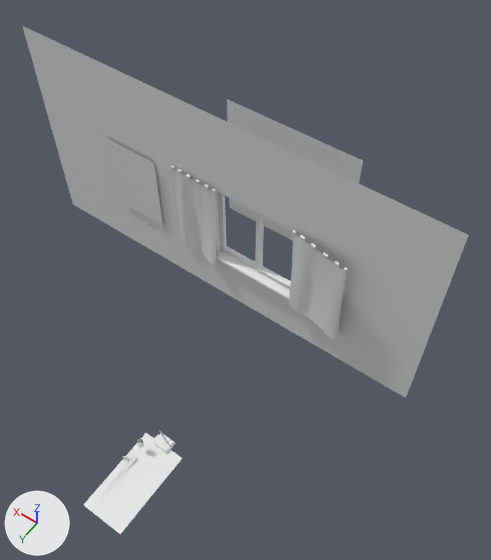
One commit to the FBX model Assets/Assets/Location/Location.fbx: the scene before it, then after it.
Rendered twice from a 50 mm lens placed at (-241.0, 174.0, 618.0), pointed at (3.0, -167.0, 82.0). The axes (+X, +Y, +Z) are drawn at lower left. The lights are the same throughout. The picture after the commit comes second. Materials are left out; every surface is plain grey. Where no turn or scale is listed for an object, it has been applied to the vertices. Vertices at exactly the same position are counted once.

Names of what the first picture shows: 'Cube.001', 'Others', 'Plane', 'Plane.002', 'Poster', 'Truba', 'Wall', 'Window' and 1 more.
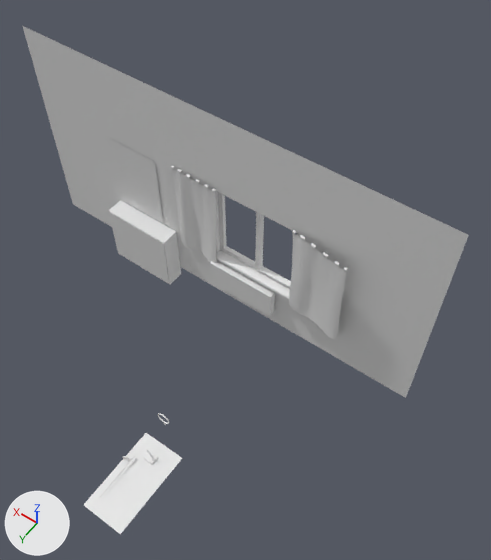
The change, as a list of edits to the scene's bpy script:
```text
Change me_cube_007:
    used by ob_others; location = (-5.0, 46.0, 0.0)
    remove me_cube_007.from_pydata(...)  # 248 vertices, 200 faces; spans x -17.3..5.4, y -62.4..0.3, z -0.1..27.9
    add me_cube_007.from_pydata(...)  # 498 vertices, 395 faces; spans x -13.0..86.0, y -261.2..3.3, z -21.9..18.5
    me_cube_007 part 1: 24 vertices moved from x -16.2..-4.1, y -61.8..-49.6, z 2.5..27.9 to x -12.2..-2.2, y -40.5..-35.6, z 1.6..18.5; 124 vertices removed from x -17.3..5.4, y -62.4..0.3, z -0.1..27.0; 120 vertices added at x -13.0..0.4, y -41.0..-32.0, z -0.1..18.5
    me_cube_007 part 2: 8 vertices added at x 1.6..86.0, y -261.2..-252.6, z -21.9..14.0
    other edits to the shape of me_cube_007 do not show in these pictures
Add me_tumbaumba:
    me_tumbaumba.from_pydata(...)  # 24 vertices, 22 faces; spans x 128.9..216.9, y -248.5..-225.6, z -60.5..19.4
Add me_ring:
    me_ring.from_pydata(...)  # 1013 vertices, 992 faces; spans x -7.1..7.1, y -26.8..-25.2, z -0.5..18.7
Remove ob_plane_002:
    ob_plane_002 = bpy.data.objects.new('Plane.002', me_plane_002)
    ob_plane_002.location = (43.0, -222.0, 77.0)
Remove ob_truba:
    ob_truba = bpy.data.objects.new('Truba', me_cylinder)
    ob_truba.location = (0.0, 7.0, 1.0)
Add ob_tumbaumba:
    ob_tumbaumba = bpy.data.objects.new('Tumbaumba', me_tumbaumba)
    ob_tumbaumba.location = (10.0, 30.0, 1.0)
Add ob_ring:
    ob_ring = bpy.data.objects.new('Ring', me_ring)
    ob_ring.location = (0.0, 0.0, 0.0)
```

Changed parts and their boxes [x1, y1, x2, y2] in the pictures (491 x 560 px; the box of a moved part takes in the faces that stretch with it):
'Plane.002', deleted
    before: [227, 99, 363, 241]
'Tumbaumba', added
    after: [109, 200, 181, 284]
'Others', reshaped (165% wider, 317% taller)
    before: [117, 430, 176, 483]
    after: [117, 259, 275, 483]
'Ring', added
    after: [158, 413, 170, 425]
'Truba', deleted
    before: [137, 439, 144, 448]
part 1 of me_cube_007, moved or reshaped
    before: [154, 430, 176, 454]
    after: [144, 450, 158, 465]
part 2 of me_cube_007, added
    after: [210, 259, 275, 316]
